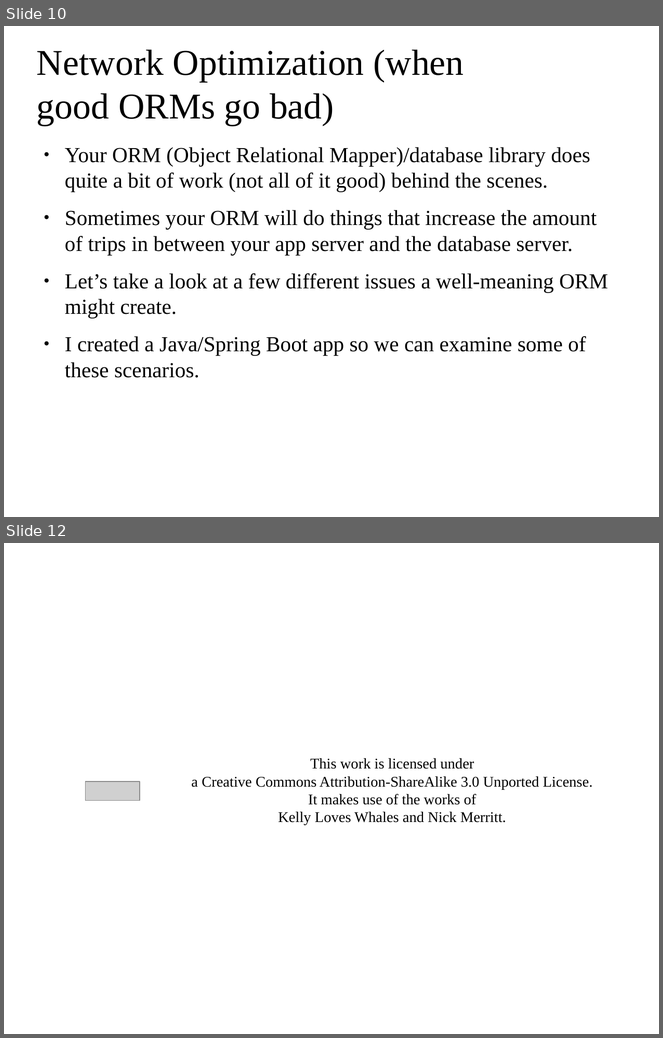
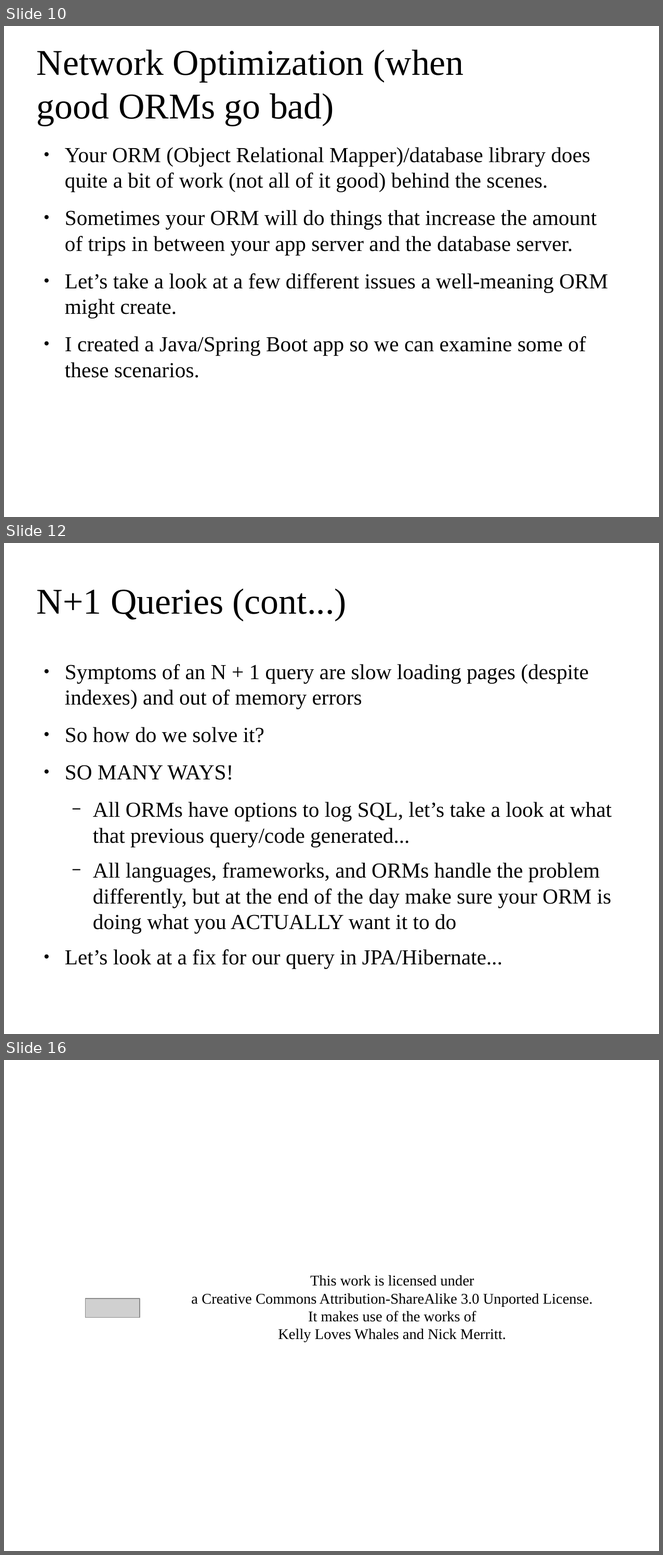
Before and after one commit to aaronFranssell/performance-tuning-and-jmeter, a slide deck: presentation.odp. Shown one above the other, each under a label of ours: slides 10 and 12 before the commit, slides 10, 12 and 16 after it; the slides between them are not shown. The pictures are 663x1038 and 663x1555 pixels, drawn with LibreOffice and Linux fonts; fonts in the diff are those of the drawing; grey boxes stand for pictures; background and template pictures are left out. Boxes give left, top, right and bottom in pixels: in the first picture for what was removed or moved away, otherwise in the second. Text is boxed around its words. In the diff, an @@ line names an element or a change of style, - is before the commit and + after.

Commit message:
queries in loops

```diff
--- a/presentation.odp
+++ b/presentation.odp
@@ slide 12 added at (x1=4, y1=543, x2=659, y2=1034), background picture (left out) @@
@@ title added at (x1=37, y1=588, x2=347, y2=621), 44 pt, text #000000 @@
+N+1 Queries (cont...)
@@ text added at (x1=65, y1=664, x2=612, y2=969), 26 pt, text #000000 @@
+● Symptoms of an N + 1 query are slow loading pages (despite indexes) and out of memory errors
+● So how do we solve it?
+● SO MANY WAYS!
+  − All ORMs have options to log SQL, let’s take a look at what that previous query/code generated...
+  − All languages, frameworks, and ORMs handle the problem differently, but at the end of the day make sure your ORM is doing what you ACTUALLY want it to do
+● Let’s look at a fix for our query in JPA/Hibernate...
@@ what was slide 12 is now slide 16 @@
```
Also in this commit, not shown: 3 other slides added, 2 other files.
